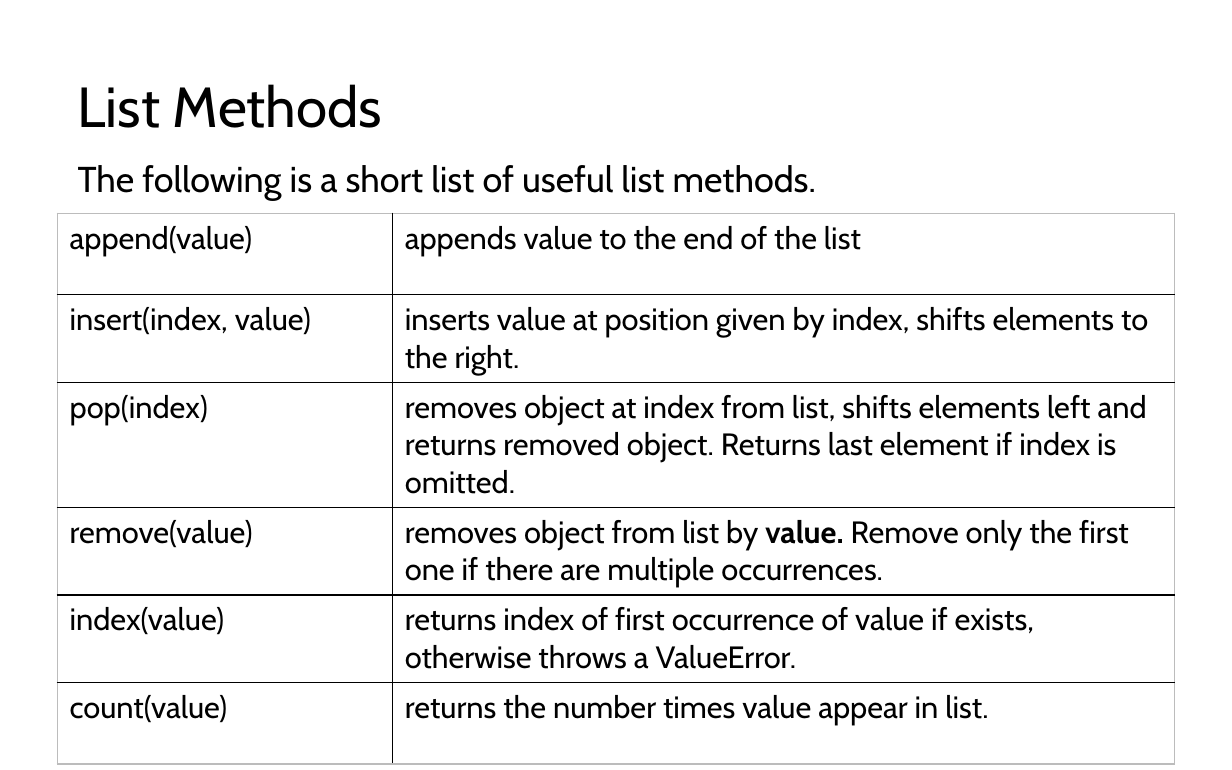
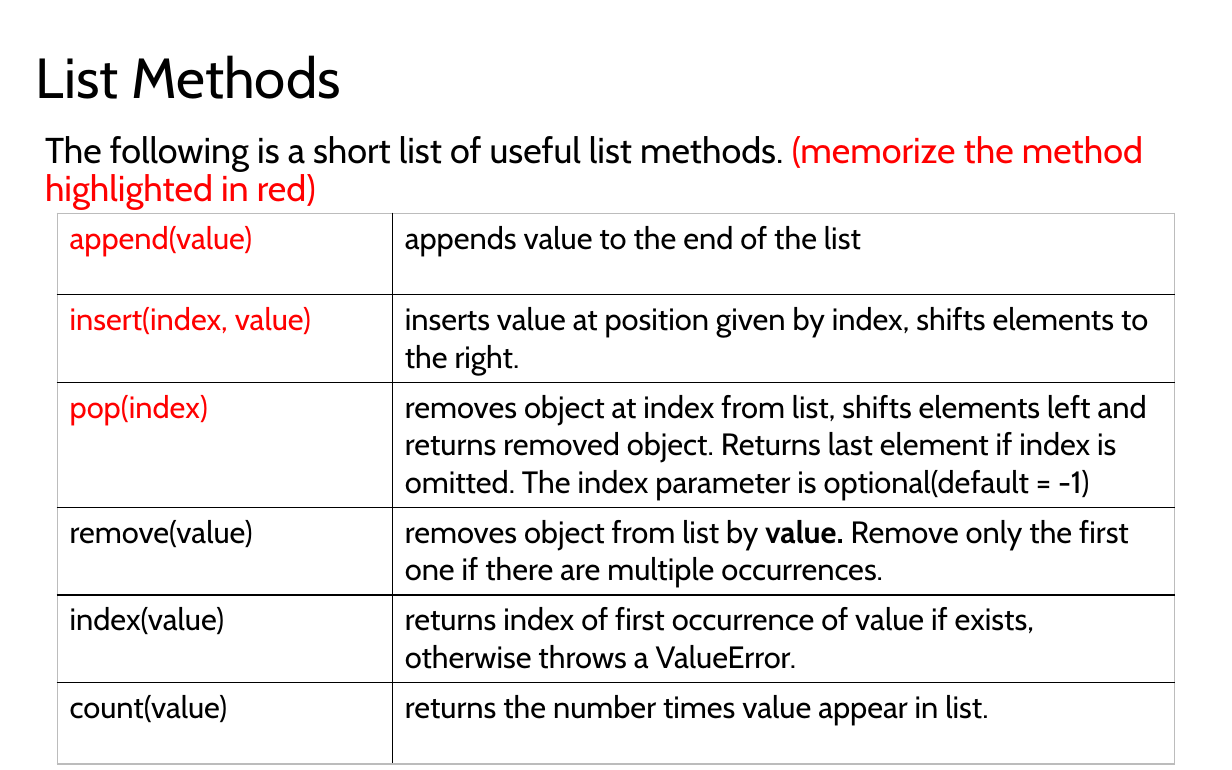
Before and after one commit to LongBaoNguyen/longbaonguyen.github.io, a slide deck: slide 14 of courses/apcsp/lect8.pptx (slide 13 before the commit). Drawn at 1232x770 pixels with LibreOffice and Linux fonts; fonts in the diff are those of the drawing. Boxes give left, top, right and bottom in pixels: in the first picture for what was removed or moved away, otherwise in the second. Text is boxed around its words. In the diff, an @@ line names an element or a change of style, - is before the commit and + after.

```diff
--- a/courses/apcsp/lect8.pptx
+++ b/courses/apcsp/lect8.pptx
@@ title "List Methods": place and size @@
-title "List Methods" at <box>78,84,382,128</box>
+title "List Methods" at <box>36,55,340,99</box>
@@ text at <box>45,136,1143,210</box>: text changed @@
-The following is a short list of useful list methods.
+The following is a short list of useful list methods. (memorize the method highlighted in red)
@@ table at <box>58,213,1175,758</box> @@
-row 3, column 2: removes object at index from list, shifts elements left and returns removed object. Returns last element if index is omitted.
+row 3, column 2: removes object at index from list, shifts elements left and returns removed object. Returns last element if index is omitted. The index parameter is optional(default = -1)
@@ text colour #000000 to #FF0000 in "append(value)", "insert(index, value)", "pop(index)" @@
```
Also in this commit, not shown: 28 other slides changed, 1 slide added, 5 other files.
